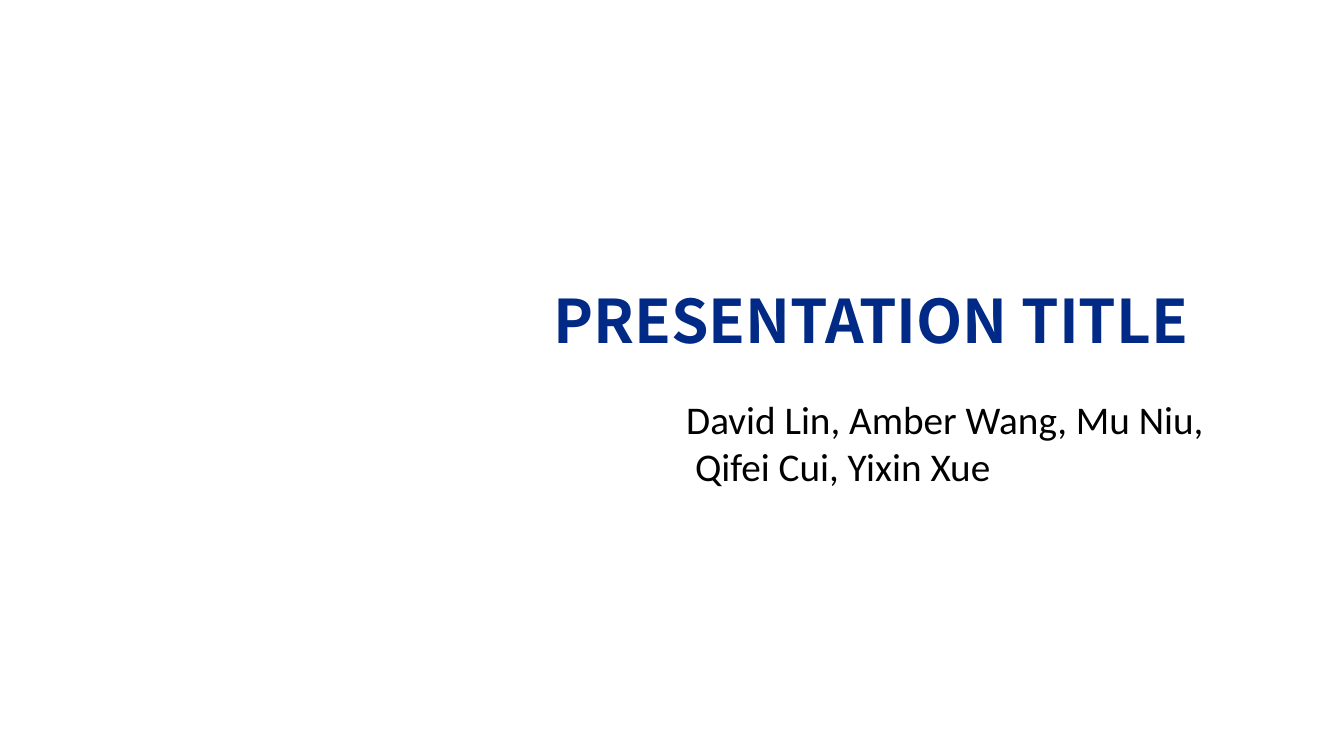
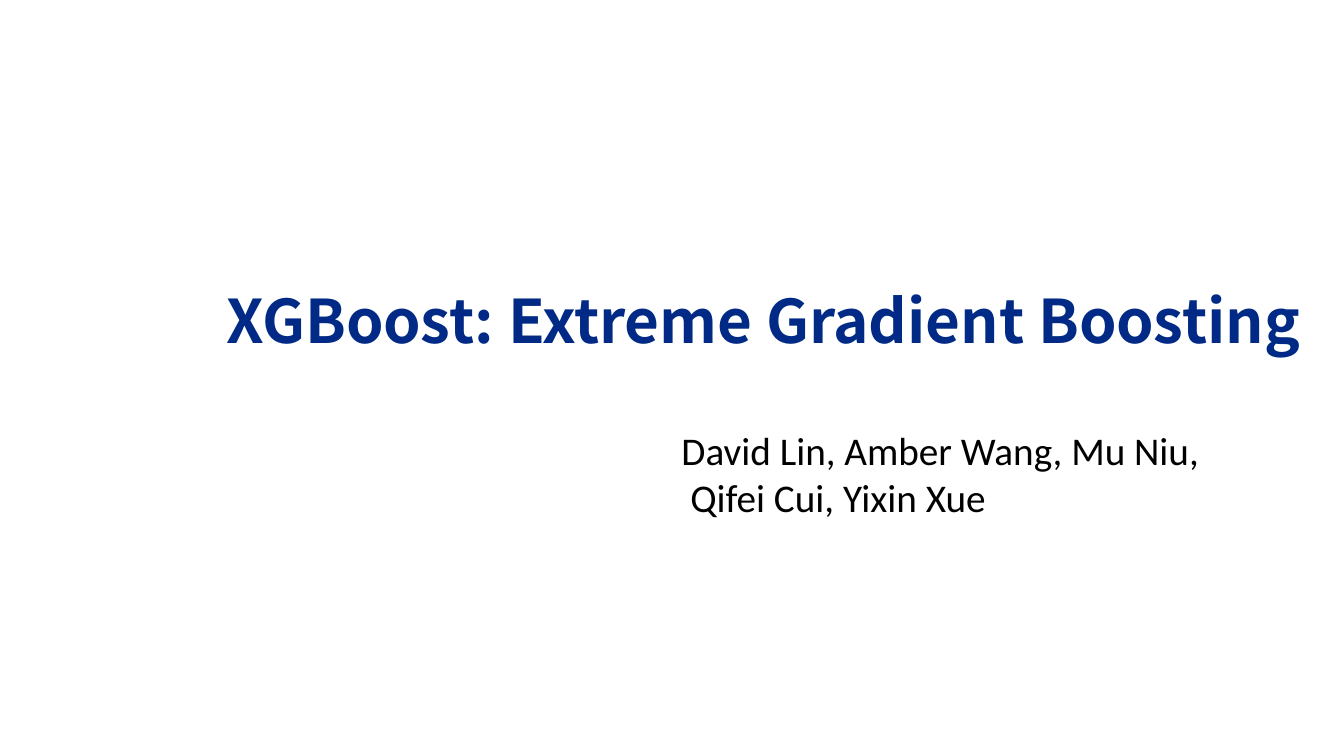
Before and after one commit to PSTAT197-F23/PSTAT197A_FP_Group1, a slide deck: slide 1 of scripts/drafts/PRESENTATION.pptx. Drawn at 1344x756 pixels with LibreOffice and Linux fonts; fonts in the diff are those of the drawing; background and template pictures are left out. Boxes give left, top, right and bottom in pixels: in the first picture for what was removed or moved away, otherwise in the second. Text is boxed around its words. In the diff, an @@ line names an element or a change of style, - is before the commit and + after.

```diff
--- a/scripts/drafts/PRESENTATION.pptx
+++ b/scripts/drafts/PRESENTATION.pptx
@@ text at [226,294,1300,358]: text changed @@
-PRESENTATION TITLE
+XGBoost: Extreme Gradient Boosting
@@ text "David Lin, Amber Wang, Mu ...": place and size @@
-text "David Lin, Amber Wang, Mu ..." at [686,406,1204,487]
+text "David Lin, Amber Wang, Mu ..." at [681,437,1199,518]
```
Also in this commit, not shown: 3 other slides changed, 2 slides removed.
